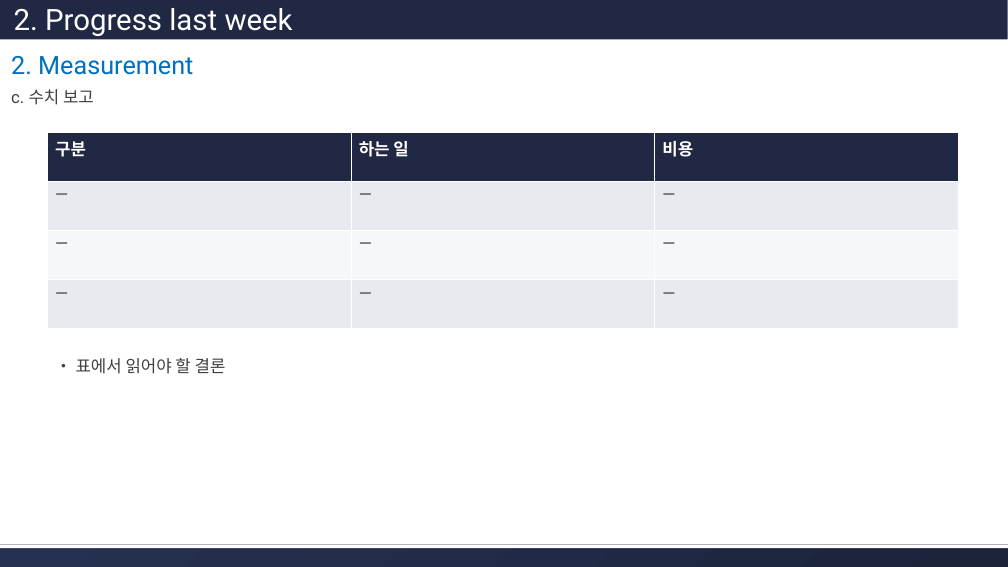
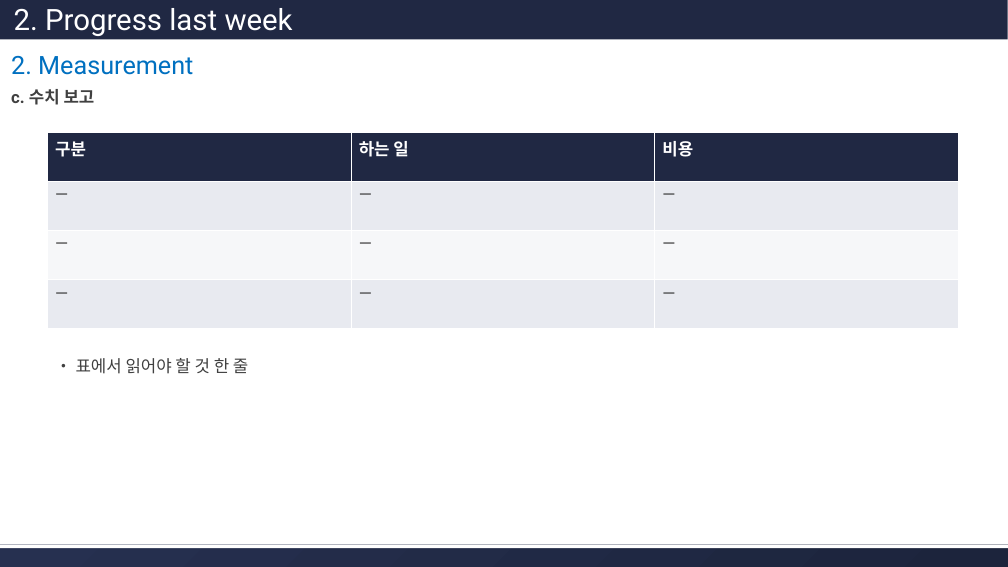
Before and after one commit to hjkim24/RADP, a slide deck: slide 6 of ppt/template/radp-progress-template.pptx. Drawn at 1008x567 pixels with LibreOffice and Linux fonts; fonts in the diff are those of the drawing. Boxes give left, top, right and bottom in pixels: in the first picture for what was removed or moved away, otherwise in the second. Text is boxed around its words. In the diff, an @@ line names an element or a change of style, - is before the commit and + after.

```diff
--- a/ppt/template/radp-progress-template.pptx
+++ b/ppt/template/radp-progress-template.pptx
@@ text "c. 수치 보고" at <box>11,89,95,105</box>: bold on @@
@@ text at <box>76,358,248,374</box>: text changed @@
-• 표에서 읽어야 할 결론
+• 표에서 읽어야 할 것 한 줄
```
Also in this commit, not shown: 4 other slides changed, 1 other file.
